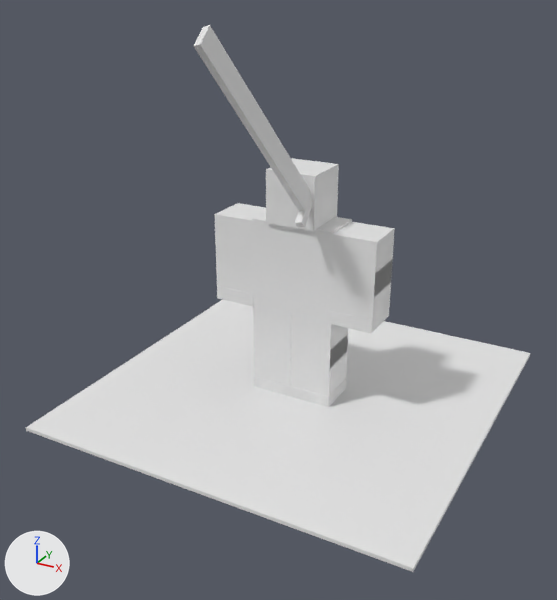
One commit to the Blender file tools/blend/Greatsword.blend: the scene before it, then after it.
The view is the same before and after, from a camera (50 mm lens) standing at (7.41, -14.55, 6.3) and looking at (-0.15, -0.81, -0.57). The axes (+X, +Y, +Z) are drawn at lower left. The lights are the same throughout. The older version comes first.

Before the edit, the objects in view are built like this:
```python
me_cube_002 = bpy.data.meshes.new('Cube.002')
me_cube_002.from_pydata(...)  # a box spanning x -0.5..0.5, y -0.5..0.5, z -0.5..0.5
me_cube_008 = bpy.data.meshes.new('Cube.008')
me_cube_008.from_pydata(...)  # a box spanning x -0.5..0.5, y -0.5..0.5, z -0.5..0.5
ob_m_rightupperarm = bpy.data.objects.new('m_RightUpperArm', me_cube_008)
ob_m_rightupperarm.location = (1.47, 0.0, 0.43)
ob_m_rightupperarm.rotation_euler = (1.571, 0.0, 0.0)  # degrees (90, 0, 0)
ob_m_rightupperarm.scale = (1.0, 1.24, 1.0)
ob_m_rightupperleg = bpy.data.objects.new('m_RightUpperLeg', me_cube_002)
ob_m_rightupperleg.location = (0.5, 0.0, -1.47)
ob_m_rightupperleg.rotation_euler = (1.571, 0.0, 0.0)  # degrees (90, 0, 0)
ob_m_rightupperleg.scale = (0.993, 1.36, 0.973)
ob_weaponctl = bpy.data.objects.new('WeaponCtl', None)
ob_weaponctl.parent = ob_rig_root
ob_weaponctl.location = (0.461, 1.629, 0.646)
ob_weaponctl.rotation_euler = (-0.607, -3.142, 0.221)  # degrees (-35, -180, 13)
# also in view: 'm_UpperTorso' at (0.0, 0.0, 0.25); 'm_LeftUpperLeg' at (-0.5, 0.0, -1.47); 'm_RightLowerArm' at (1.47, 0.0, -0.2); 'm_Head' at (0.0, 0.0, 1.67); 'ground' at (0.0, 0.0, -3.19)
```
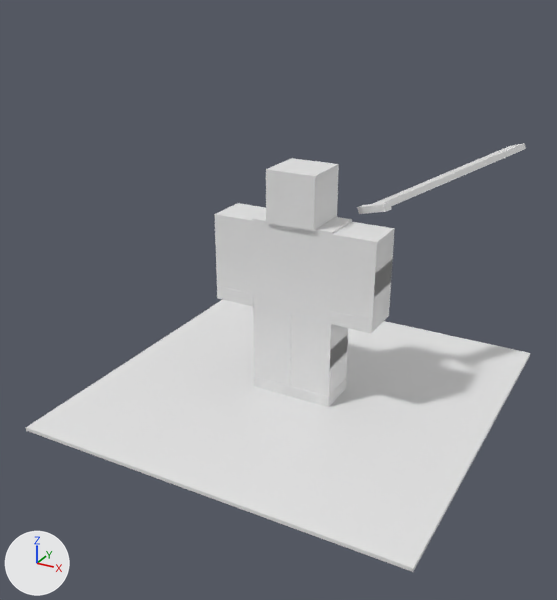
ob_weaponctl is not drawn itself; it is the parent of ob_w_blade, ob_w_guard, ob_rt, ob_lt.

What differs and where, as boxes [x1, y1, x2, y2] in the pictures (557 x 600 px):
'w_blade', moved, turned
    before: [194, 25, 310, 211]
    after: [373, 143, 526, 206]
'w_guard', moved, turned
    before: [295, 195, 313, 228]
    after: [357, 202, 392, 214]

The change, as a list of edits to the scene's bpy script:
```text
Change ob_weaponctl:
    ob_weaponctl.location: (0.461, 1.629, 0.646) -> (1.315, 1.302, -0.809)
    ob_weaponctl.rotation_euler: (-0.607, -3.142, 0.221) -> (-2.141, 0.0, 1.951)  # degrees (-35, -180, 13) -> degrees (-123, 0, 112)
```
